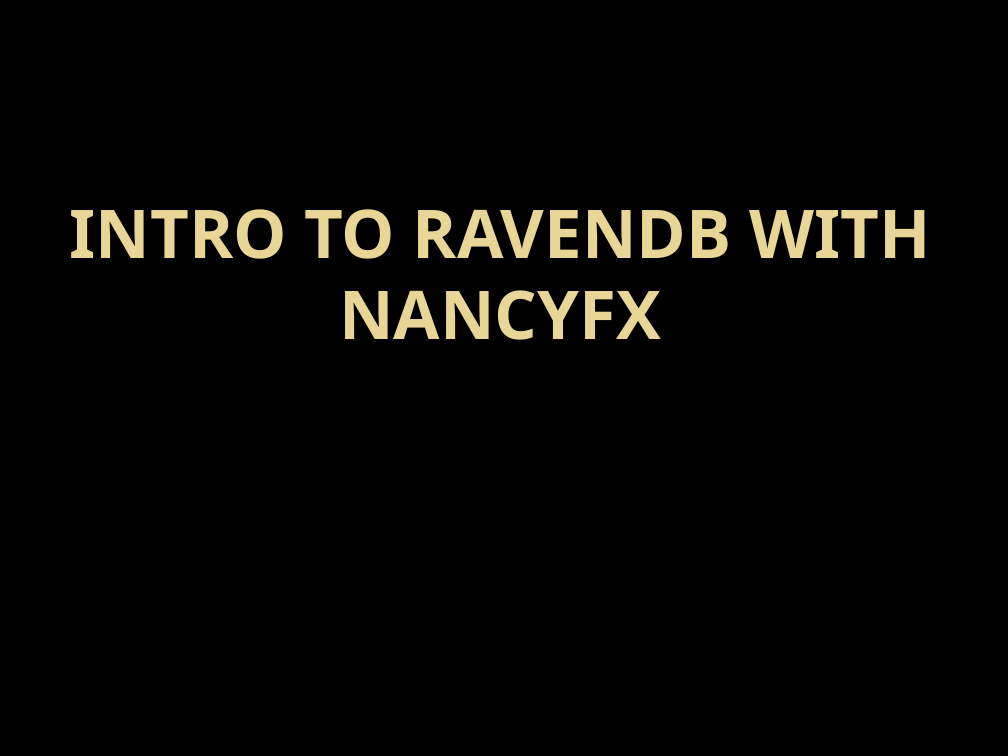
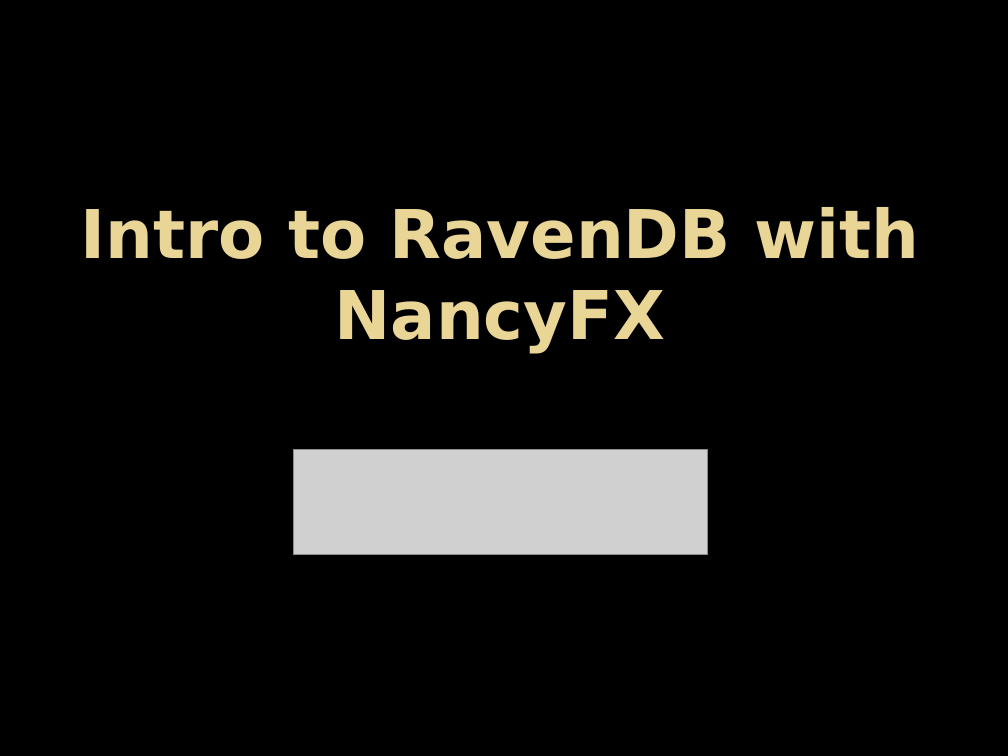
Before and after one commit to justinsoliz/ravendb_nancyfx_presentation, a slide deck: slide 1 of raven_nancy_slides.pptx. Drawn at 1008x756 pixels with LibreOffice and Linux fonts; fonts in the diff are those of the drawing; grey boxes stand for pictures; background and template pictures are left out. Boxes give left, top, right and bottom in pixels: in the first picture for what was removed or moved away, otherwise in the second. Text is boxed around its words. In the diff, an @@ line names an element or a change of style, - is before the commit and + after.

Commit message:
new slides

```diff
--- a/raven_nancy_slides.pptx
+++ b/raven_nancy_slides.pptx
@@ title at (81, 207, 919, 353): text changed; font Noto Sans to DejaVu Sans @@
-INTRO TO RAVENDB WITH NANCYFX
+Intro to RavenDB with NancyFX
@@ picture added at (293, 450, 708, 554) @@
```
Also in this commit, not shown: 11 slides added.
